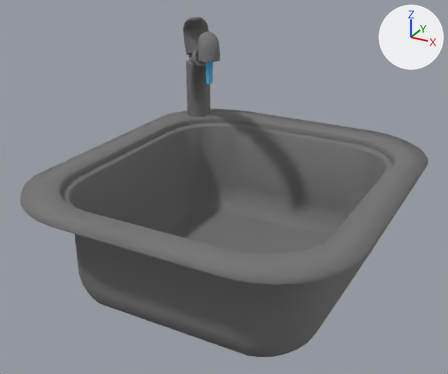
The FBX model care-up/Assets/Resources/Models/Sink_active.fbx: old version first, new version second.
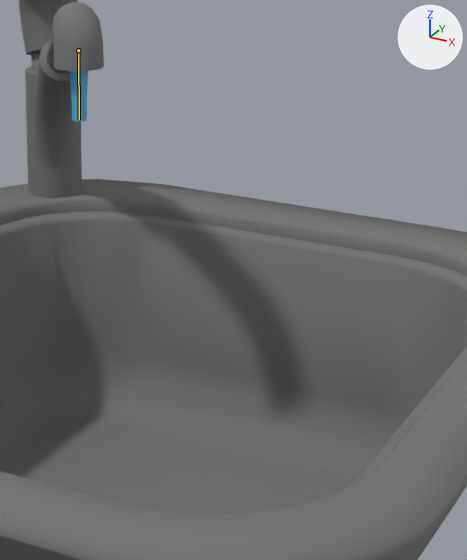
Old and new are each drawn whole from a camera (50 mm lens) standing at (0.464, -0.824, 0.334) and looking at (0.053, -0.077, -0.039) and again close up on the part from 39% to 84% of the width and 8% to 73% of the height. The lights are fixed; the arrows at upper right show +X, +Y and +Z. Both versions are drawn at frame 191 of the action 'Armature|sink_open2_1_L_Lib.001'; the numbers are the values there. The bones that change are drawn over the model as lines in the close-ups.

The first close-up shows 'Circle', 'Tap.001'.
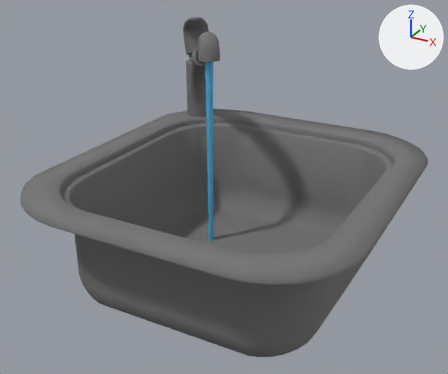
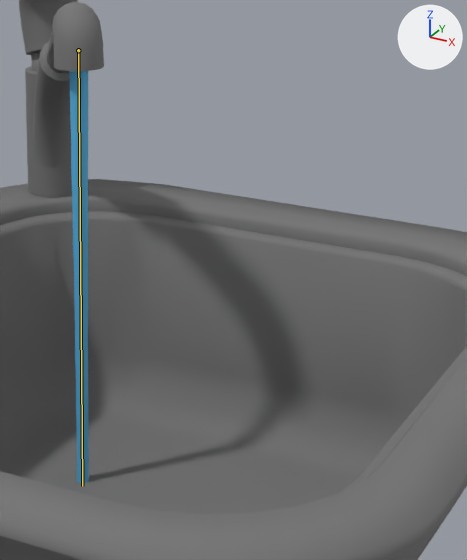
Boxes (x1, y1, x2, y2) around the edits, measured in the close-ups (467 x 560 px):
'Circle', posed: before (69, 71, 88, 121); after (69, 71, 89, 483)
bone 'water', root to tip: before (78, 50) to (79, 119); after (78, 50) to (82, 486)

The edits, one by one:
Bone 'water' (bone_water) is rescaled from (0.74, 0.17, 0.74) to (0.64, 1.22, 0.64).
